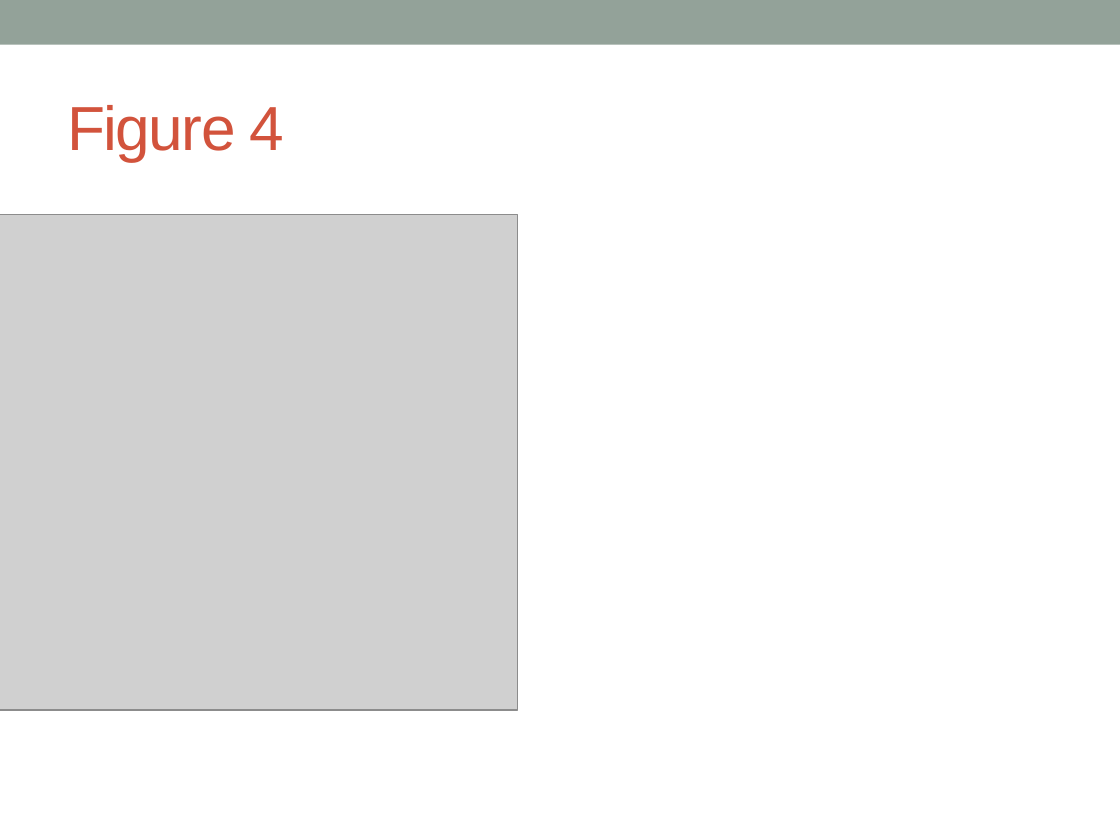
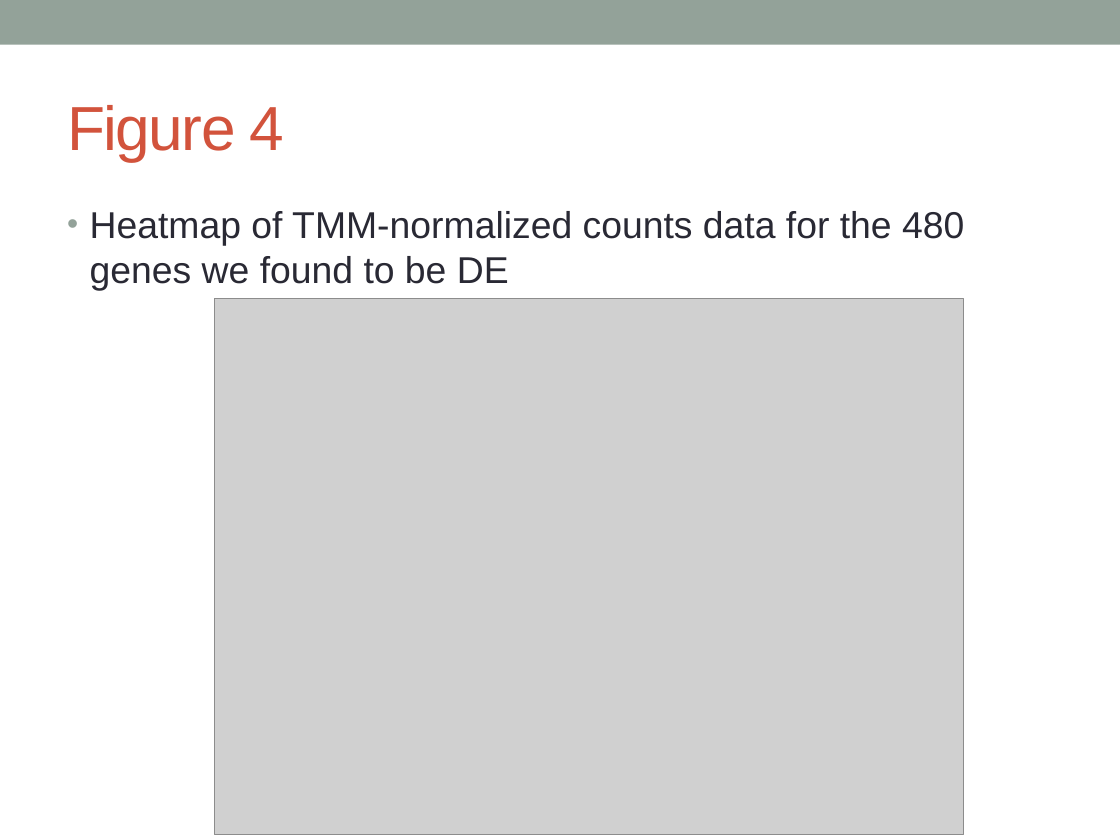
Before and after one commit to katholan/BCB546X-Spring2017_Valerin_final_project, a slide deck: slide 26 of asparagus.pptx. Drawn at 1120x840 pixels with LibreOffice and Linux fonts; fonts in the diff are those of the drawing; grey boxes stand for pictures. Boxes give left, top, right and bottom in pixels: in the first picture for what was removed or moved away, otherwise in the second. Text is boxed around its words. In the diff, an @@ line names an element or a change of style, - is before the commit and + after.

```diff
--- a/asparagus.pptx
+++ b/asparagus.pptx
@@ text added at (90, 211, 964, 291), 24 pt, text #292934 @@
+• Heatmap of TMM-normalized counts data for the 480 genes we found to be DE
@@ picture: place and size @@
-picture at (0, 215, 517, 710)
+picture at (215, 299, 964, 836)
```
Also in this commit, not shown: 5 other slides changed, 4 other files.
